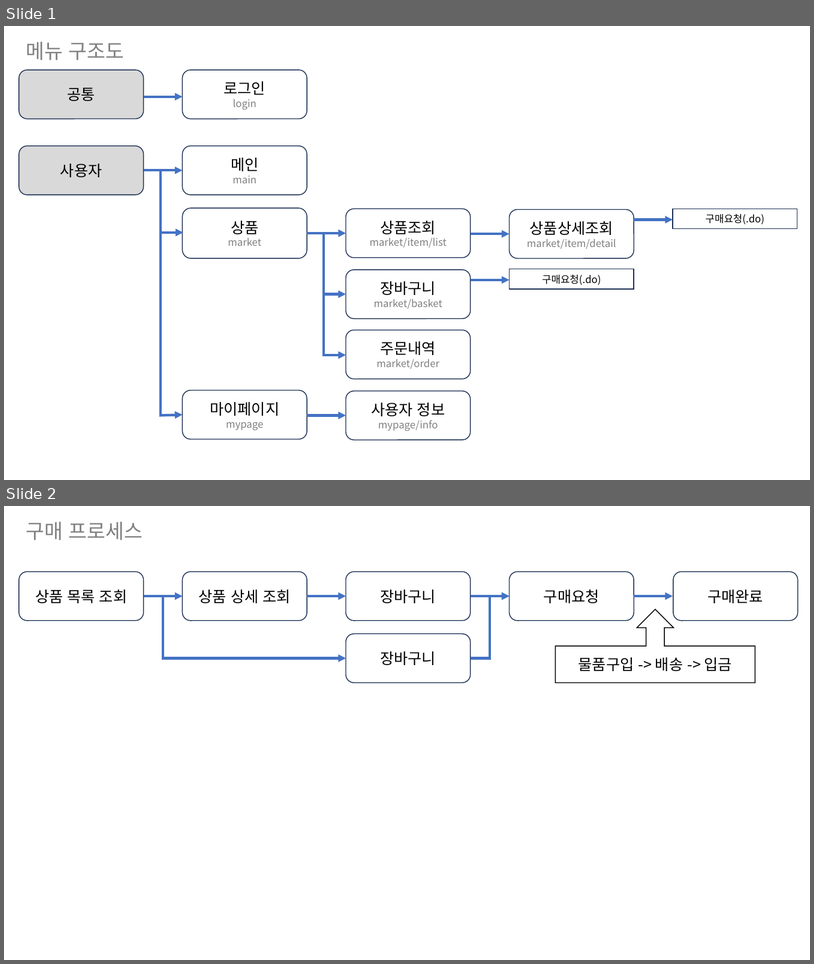
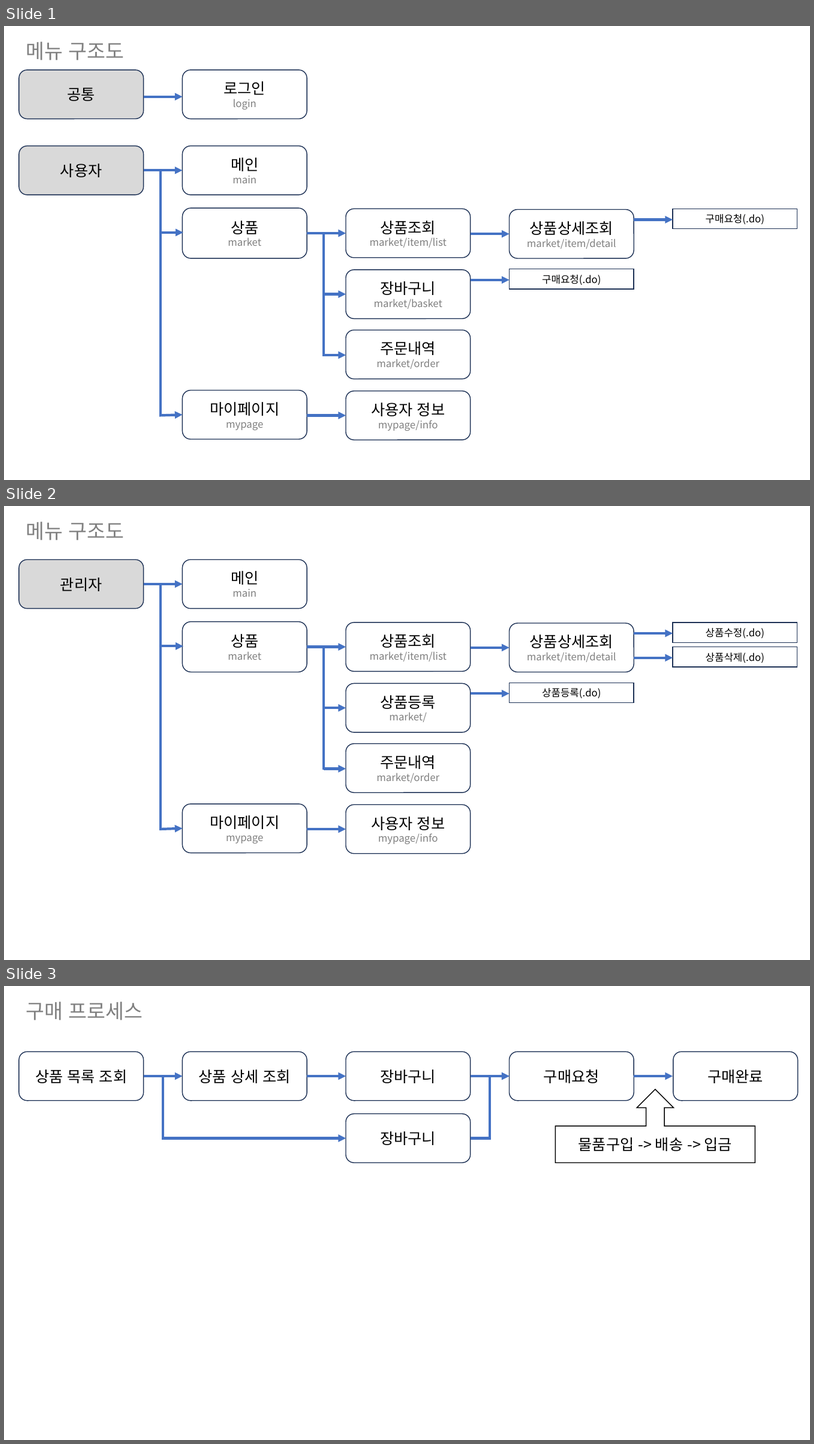
Before and after one commit to yhoo0094/miniPX, a slide deck: 산출물/화면정의서/MiniPX_화면정의서_V0.3.pptx. Shown one above the other, each under a label of ours: slides 1 and 2 before the commit, slides 1, 2 and 3 after it. The pictures are 814x964 and 814x1444 pixels, drawn with LibreOffice and Linux fonts; fonts in the diff are those of the drawing. Boxes give left, top, right and bottom in pixels: in the first picture for what was removed or moved away, otherwise in the second. Text is boxed around its words. In the diff, an @@ line names an element or a change of style, - is before the commit and + after.

```diff
--- a/산출물/화면정의서/MiniPX_화면정의서_V0.3.pptx
+++ b/산출물/화면정의서/MiniPX_화면정의서_V0.3.pptx
@@ slide 2 added at <box>4,506,810,960</box>, background #FFFFFF @@
@@ text added at <box>26,522,124,540</box>, 24 pt, text #808080 @@
+메뉴 구조도
@@ rounded rectangle added at <box>19,560,144,609</box>, fill #D9D9D9, outline #1E3256 1 pt, 18 pt, text #000000 @@
+관리자
@@ rounded rectangle added at <box>182,560,307,609</box>, outline #1E3256 1 pt, 12 pt, text #808080 @@
+메인
+main
@@ arrow added from (144, 584) to (182, 584), #4472C4 3 pt @@
@@ line added from (161, 584) to (161, 829), #4472C4 3 pt @@
@@ rounded rectangle added at <box>182,622,307,672</box>, outline #1E3256 1 pt, 12 pt, text #808080 @@
+상품
+market
@@ rounded rectangle added at <box>346,622,470,671</box>, outline #1E3256 1 pt, 12 pt, text #808080 @@
+상품조회
+market/item/list
@@ rounded rectangle added at <box>510,624,635,672</box>, outline #1E3256 1 pt, 12 pt, text #808080 @@
+상품상세조회
+market/item/detail
@@ rectangle added at <box>673,622,798,642</box>, outline #1E3256 1 pt, 12 pt, text #000000 @@
+상품수정(.do)
@@ arrow added from (159, 646) to (183, 646), #4472C4 3 pt @@
@@ arrow added from (307, 647) to (346, 647), #4472C4 3 pt @@
@@ line added from (324, 646) to (324, 770), #4472C4 3 pt @@
@@ arrow added from (471, 648) to (510, 648), #4472C4 3 pt @@
@@ arrow added from (635, 633) to (673, 633), #4472C4 3 pt @@
@@ rectangle added at <box>673,647,798,667</box>, outline #1E3256 1 pt, 12 pt, text #000000 @@
+상품삭제(.do)
@@ arrow added from (635, 658) to (673, 658), #4472C4 3 pt @@
@@ rounded rectangle added at <box>346,683,470,732</box>, outline #1E3256 1 pt, 12 pt, text #808080 @@
+상품등록
+market/
@@ rectangle added at <box>510,682,635,703</box>, outline #1E3256 1 pt, 12 pt, text #000000 @@
+상품등록(.do)
@@ arrow added from (471, 694) to (510, 694), #4472C4 3 pt @@
@@ arrow added from (324, 708) to (346, 708), #4472C4 3 pt @@
@@ rounded rectangle added at <box>346,744,470,793</box>, outline #1E3256 1 pt, 12 pt, text #808080 @@
+주문내역
+market/order
@@ arrow added from (324, 769) to (346, 769), #4472C4 3 pt @@
@@ rounded rectangle added at <box>182,804,307,853</box>, outline #1E3256 1 pt, 12 pt, text #808080 @@
+마이페이지
+mypage
@@ rounded rectangle added at <box>346,804,470,853</box>, outline #1E3256 1 pt, 12 pt, text #808080 @@
+사용자 정보
+mypage/info
@@ arrow added from (159, 829) to (182, 828), #4472C4 3 pt @@
@@ arrow added from (307, 829) to (346, 829), #4472C4 3 pt @@
@@ what was slide 2 is now slide 3 @@
```
Also in this commit, not shown: 2 slides changed, 16 other files.
